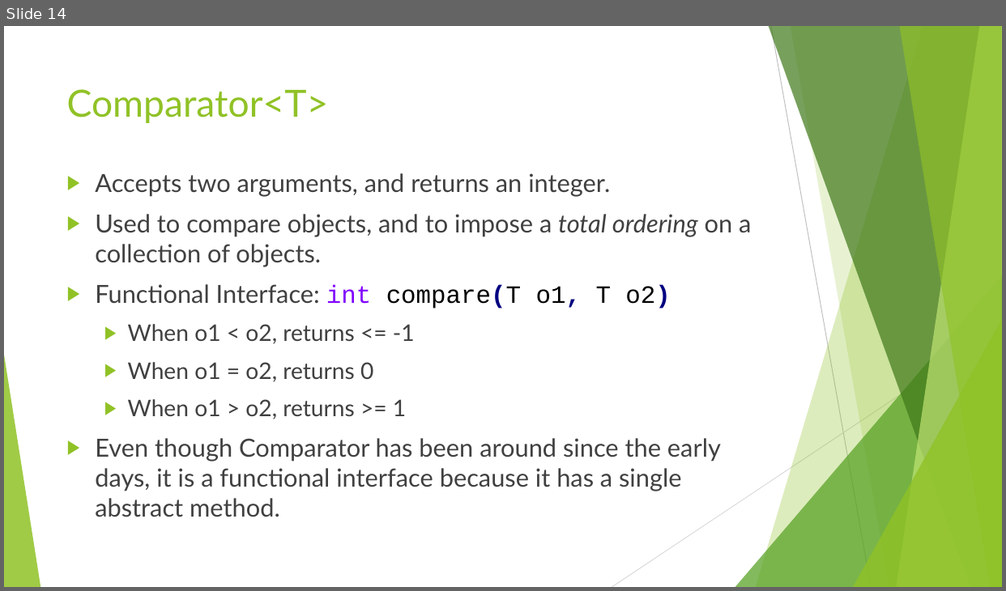
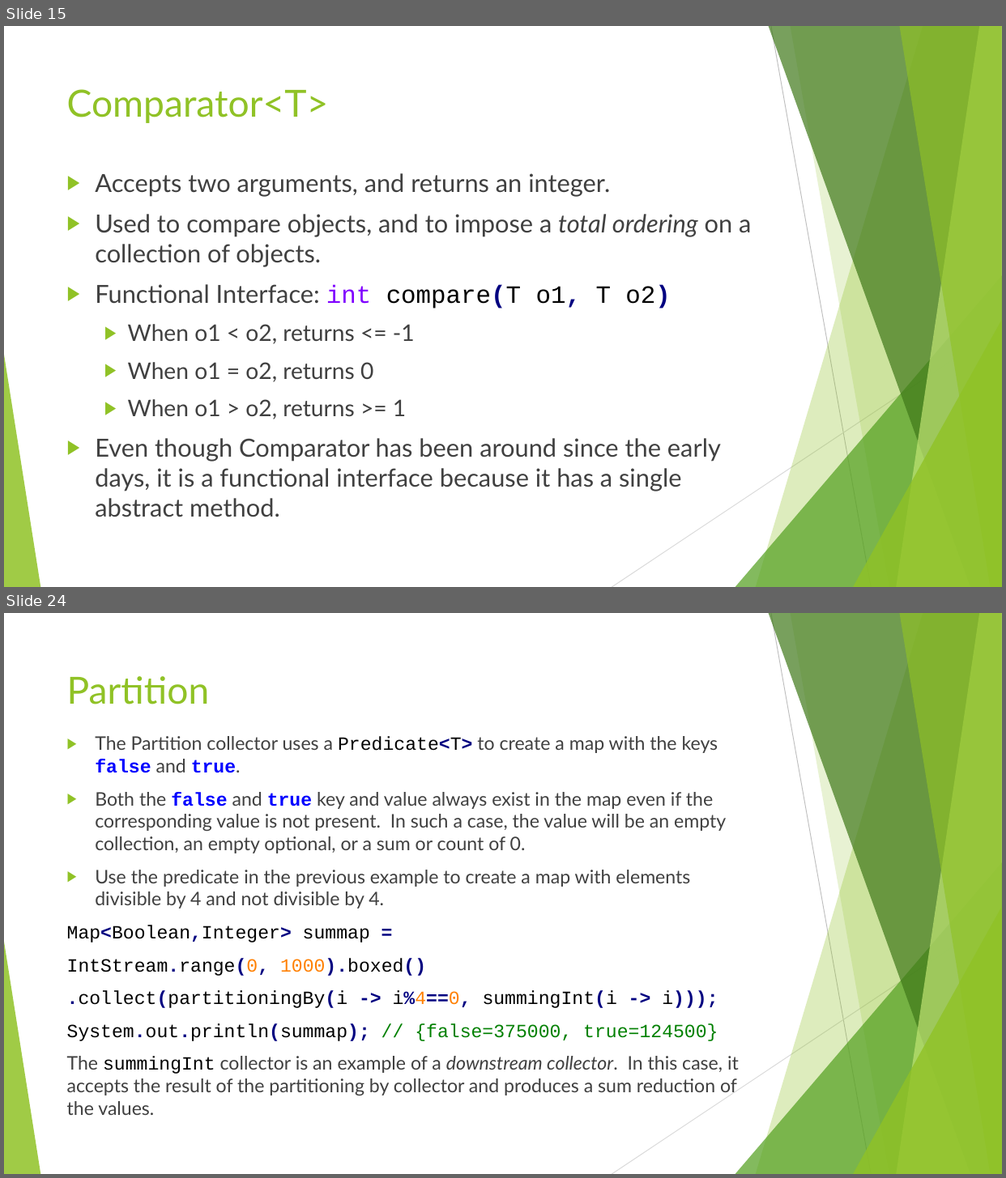
Before and after one commit to RichardRoda/2017-CodePaLOUsa-Lambda, a slide deck: Learning to Love the Lambda in the Stream.pptx. Shown one above the other, each under a label of ours: slide 14 before the commit, slides 15 and 24 after it; the slides between them are not shown. The pictures are 1006x591 and 1006x1178 pixels, drawn with LibreOffice and Linux fonts; fonts in the diff are those of the drawing. Boxes give left, top, right and bottom in pixels: in the first picture for what was removed or moved away, otherwise in the second. Text is boxed around its words. In the diff, an @@ line names an element or a change of style, - is before the commit and + after.

Commit message:
Various changes - Add unit testing strategies: builder pattern to add intermediate operation to stream, or decorator to decorate functional lambdas with testing logic.  Add slide about method references.

```diff
--- a/Learning to Love the Lambda in the Stream.pptx
+++ b/Learning to Love the Lambda in the Stream.pptx
@@ slide 24 added at (4,613,1002,1174), background #FFFFFF; not listed: 10 template elements that a slide beside it also shows @@
@@ title added at (67,676,210,705), 36 pt, text #90C226 @@
+Partition
@@ text added at (67,736,739,1115), 18 pt, text #404040 @@
+▶ The Partition collector uses a Predicate<T> to create a map with the keys false and true.
+▶ Both the false and true key and value always exist in the map even if the corresponding value is not present. In such a case, the value will be an empty collection, an empty optional, or a sum or count of 0.
+▶ Use the predicate in the previous example to create a map with elements divisible by 4 and not divisible by 4.
+Map<Boolean,Integer> summap =
+IntStream.range(0, 1000).boxed()
+.collect(partitioningBy(i -> i%4==0, summingInt(i -> i)));
+System.out.println(summap); // {false=375000, true=124500}
+The summingInt collector is an example of a downstream collector. In this case, it accepts the result of the partitioning by collector and produces a sum reduction of the values.
@@ what was slide 14 is now slide 15 @@
```
Also in this commit, not shown: 12 slides changed, 9 other slides added, 5 other files.
